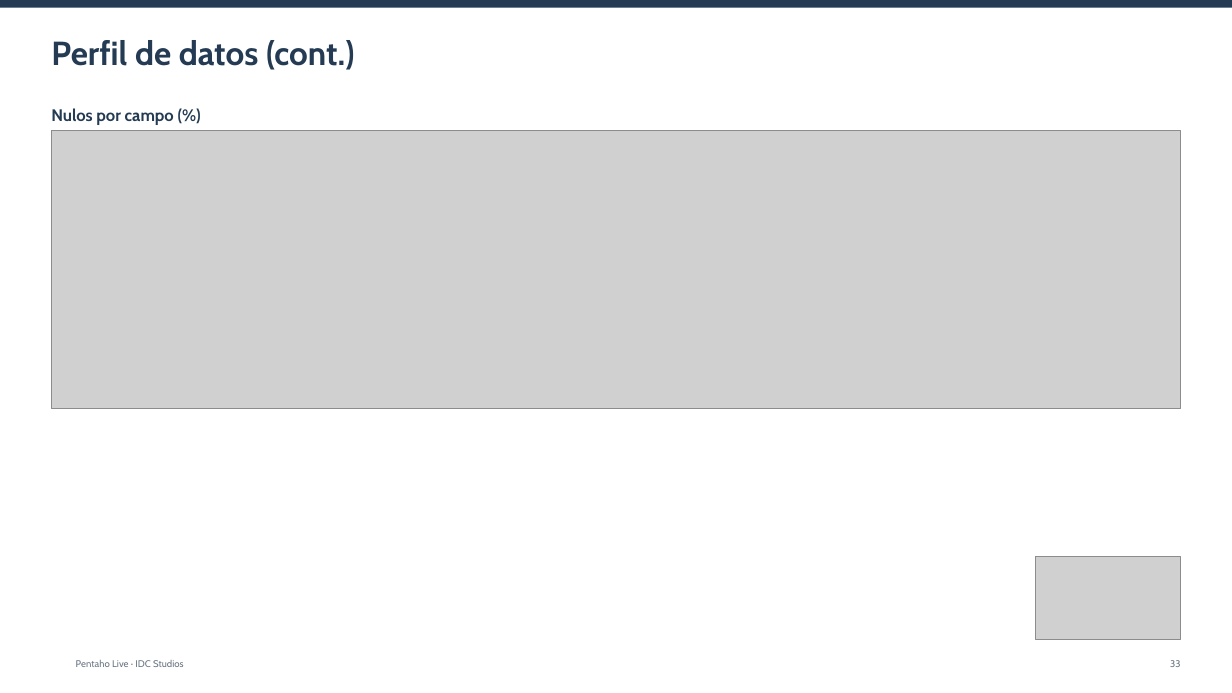
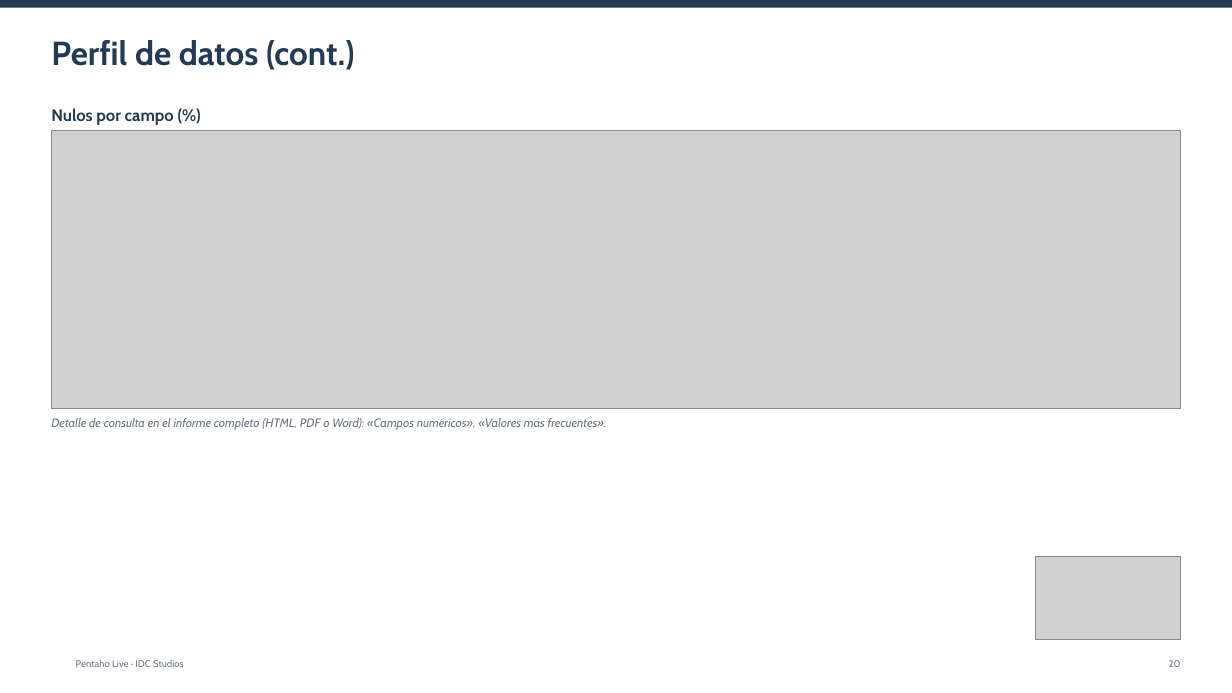
Before and after one commit to IvI2511/pentaho-mcp, a slide deck: slide 20 of ejemplo/informes/04_hechos_ventas.pptx (slide 33 before the commit). Drawn at 1232x693 pixels with LibreOffice and Linux fonts; fonts in the diff are those of the drawing; grey boxes stand for pictures; background and template pictures are left out. Boxes give left, top, right and bottom in pixels: in the first picture for what was removed or moved away, otherwise in the second. Text is boxed around its words. In the diff, an @@ line names an element or a change of style, - is before the commit and + after.

```diff
--- a/ejemplo/informes/04_hechos_ventas.pptx
+++ b/ejemplo/informes/04_hechos_ventas.pptx
@@ text added at (51, 418, 607, 430), 9.5 pt, text #6B7785, italic @@
+Detalle de consulta en el informe completo (HTML, PDF o Word): «Campos numéricos», «Valores más frecuentes».
@@ page number at (1169, 660, 1181, 667): text changed @@
-33
+20
```
Also in this commit, not shown: 17 other slides changed, 2 slides added, 16 slides removed, 30 other files.
